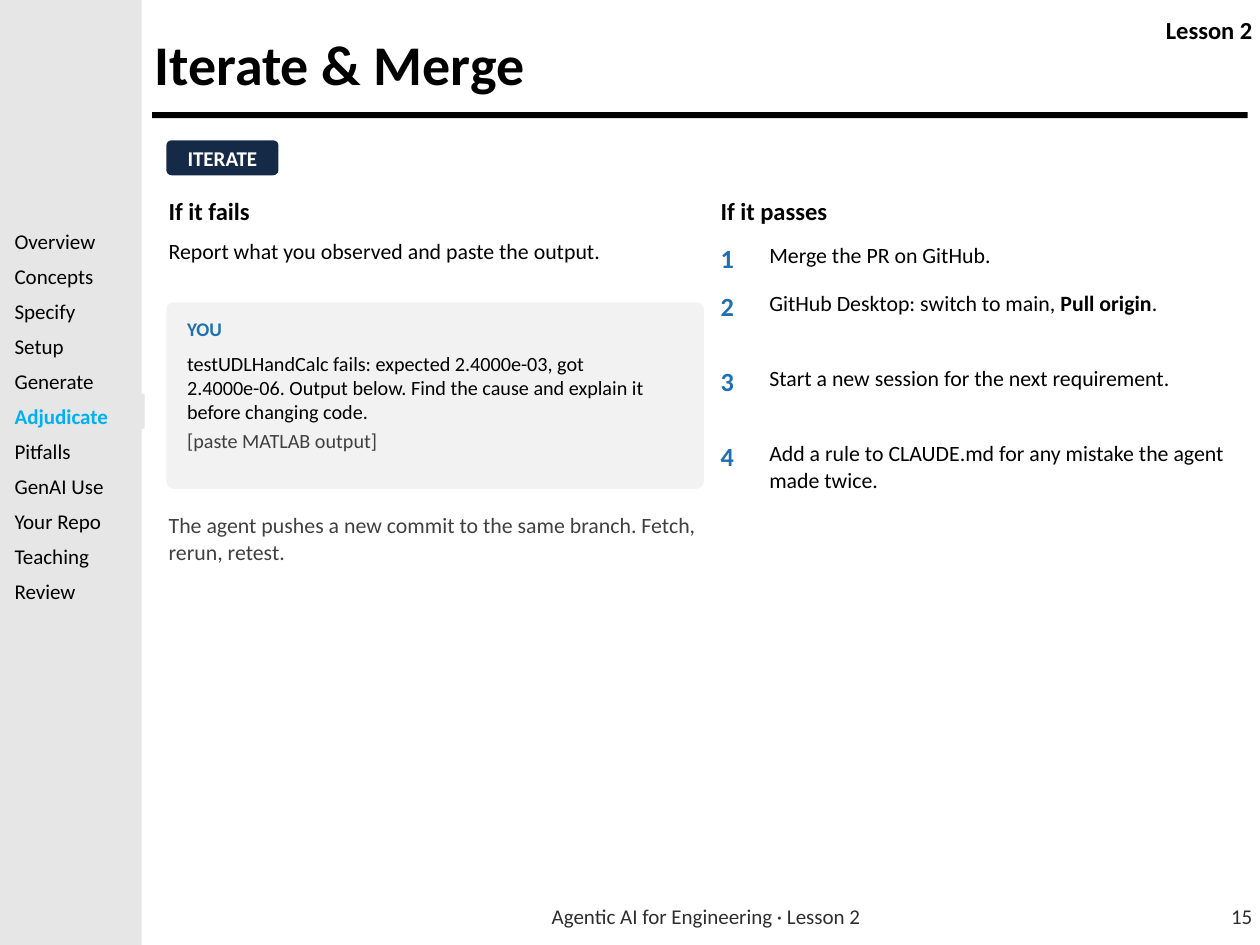
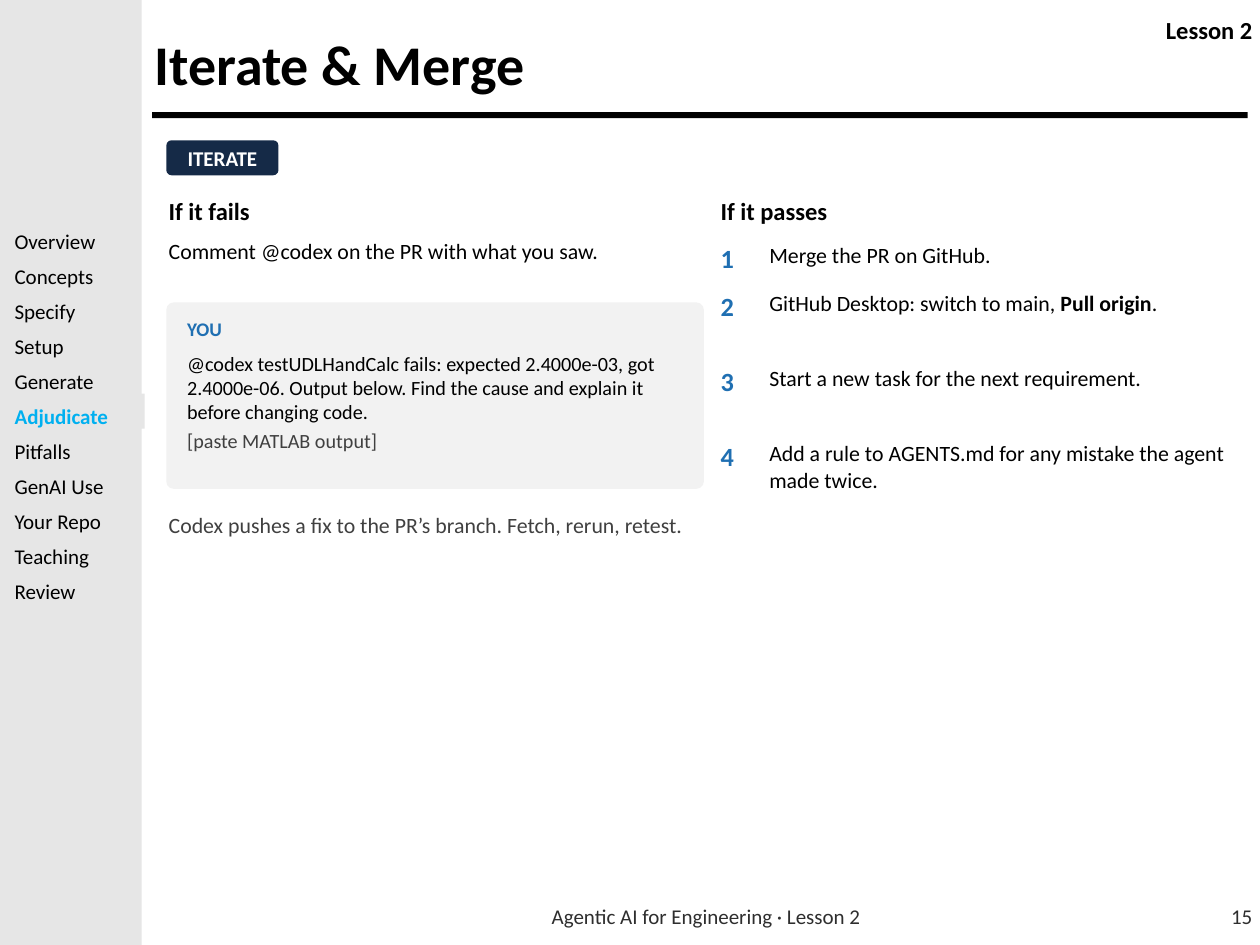
Before and after one commit to usafa-dfas/Agentic-AI-for-Engineering, a slide deck: slide 15 of Lesson Material/LSN 2 - Introduction to Agentic AI for Coding/Agentic_AI_for_Engineering_Lesson_2.pptx. Drawn at 1260x945 pixels with LibreOffice and Linux fonts; fonts in the diff are those of the drawing; background and template pictures are left out. Boxes give left, top, right and bottom in pixels: in the first picture for what was removed or moved away, otherwise in the second. Text is boxed around its words. In the diff, an @@ line names an element or a change of style, - is before the commit and + after.

```diff
--- a/Lesson Material/LSN 2 - Introduction to Agentic AI for Coding/Agentic_AI_for_Engineering_Lesson_2.pptx
+++ b/Lesson Material/LSN 2 - Introduction to Agentic AI for Coding/Agentic_AI_for_Engineering_Lesson_2.pptx
@@ text at bbox=[169, 244, 598, 263]: text changed @@
-Report what you observed and paste the output.
+Comment @codex on the PR with what you saw.
@@ text at bbox=[187, 357, 655, 423]: text changed @@
-testUDLHandCalc fails: expected 2.4000e-03, got 2.4000e-06. Output below. Find the cause and explain it before changing code.
+@codex testUDLHandCalc fails: expected 2.4000e-03, got 2.4000e-06. Output below. Find the cause and explain it before changing code.
@@ text at bbox=[769, 371, 1141, 390]: text changed @@
-Start a new session for the next requirement.
+Start a new task for the next requirement.
@@ text at bbox=[769, 446, 1224, 488]: text changed @@
-Add a rule to CLAUDE.md for any mistake the agent made twice.
+Add a rule to AGENTS.md for any mistake the agent made twice.
@@ text at bbox=[169, 518, 682, 537]: text changed @@
-The agent pushes a new commit to the same branch. Fetch, rerun, retest.
+Codex pushes a fix to the PR’s branch. Fetch, rerun, retest.
```
Also in this commit, not shown: 18 other slides changed, 5 other files.
